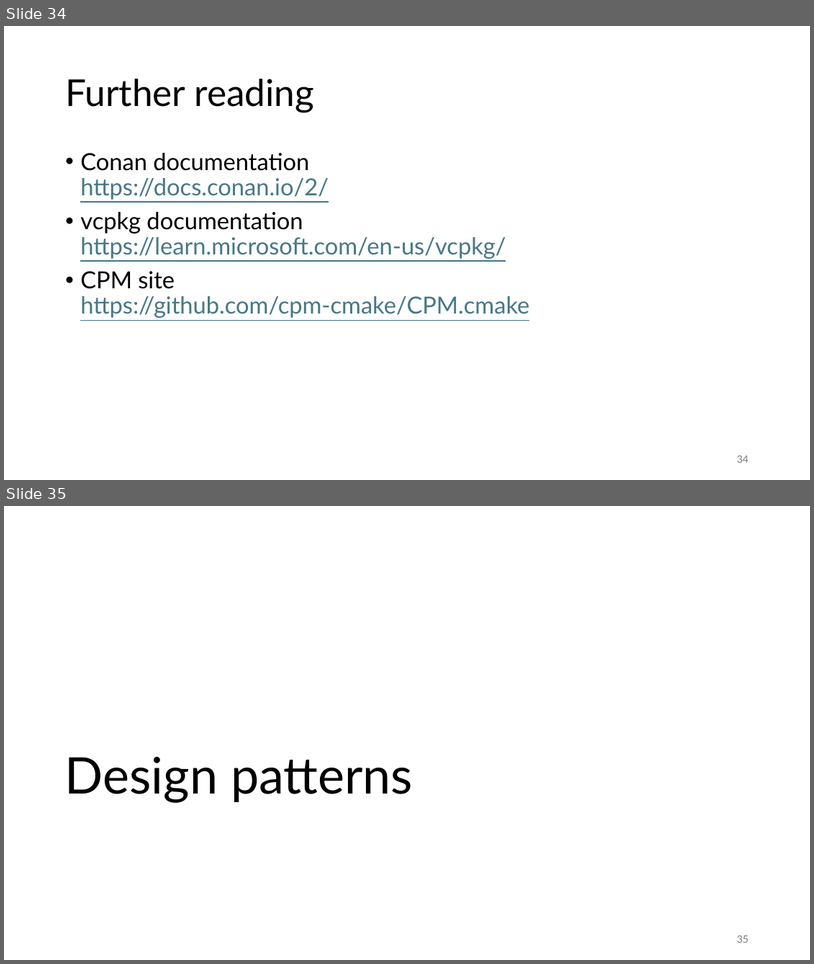
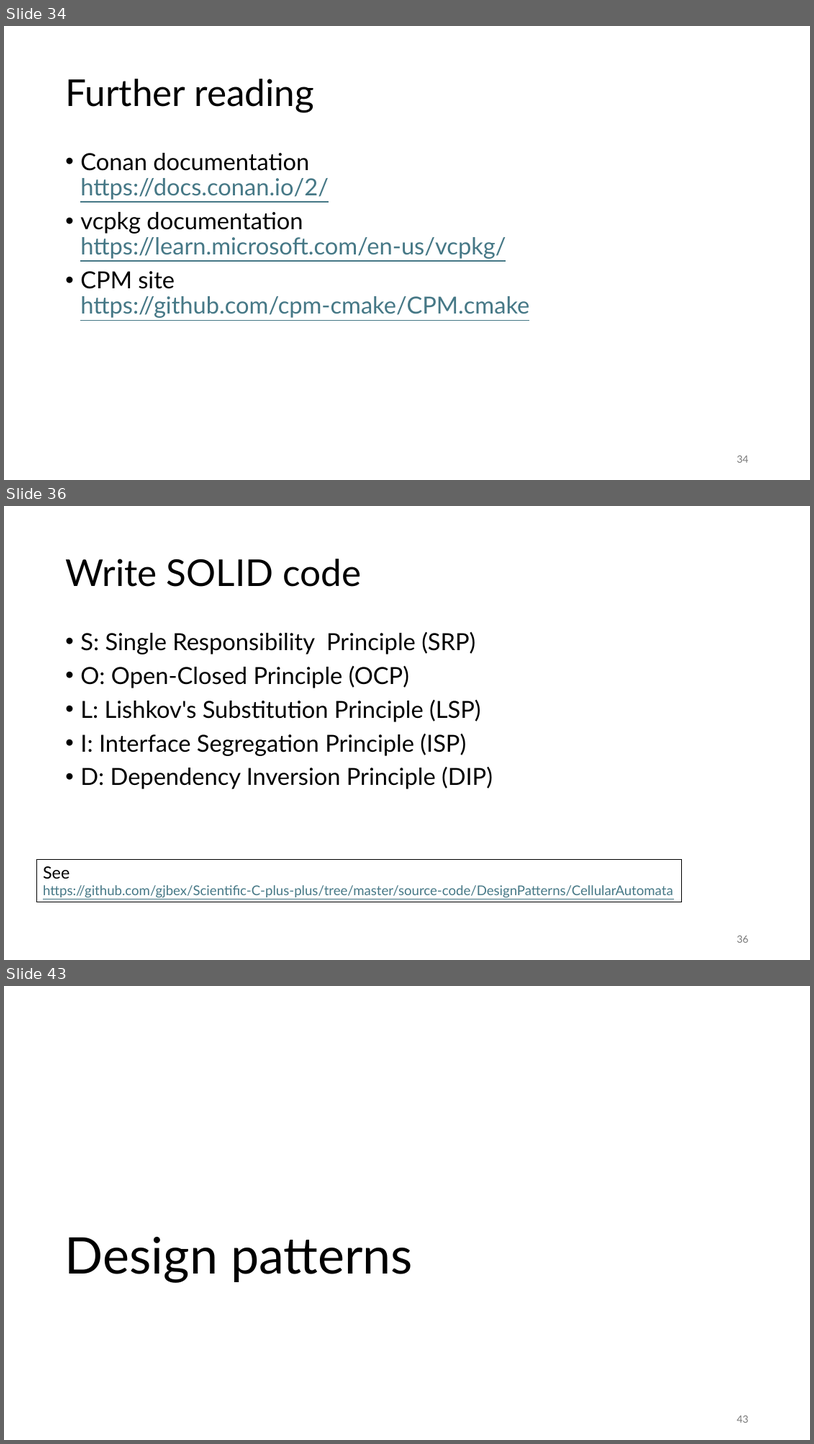
Before and after one commit to gjbex/C-plus-plus-software-engineering, a slide deck: cpp_software_engineering.pptx. Shown one above the other, each under a label of ours: slides 34 and 35 before the commit, slides 34, 36 and 43 after it; the slides between them are not shown. The pictures are 814x964 and 814x1444 pixels, drawn with LibreOffice and Linux fonts; fonts in the diff are those of the drawing. Boxes give left, top, right and bottom in pixels: in the first picture for what was removed or moved away, otherwise in the second. Text is boxed around its words. In the diff, an @@ line names an element or a change of style, - is before the commit and + after.

Commit message:
Add SOLID slides

```diff
--- a/cpp_software_engineering.pptx
+++ b/cpp_software_engineering.pptx
@@ slide 36 added at (4, 506, 810, 960), background #FFFFFF @@
@@ title added at (65, 559, 362, 587), 44 pt, text #000000 @@
+Write SOLID code
@@ text added at (80, 632, 493, 789), 28 pt, text #000000 @@
+• S: Single Responsibility Principle (SRP)
+• O: Open-Closed Principle (OCP)
+• L: Lishkov's Substitution Principle (LSP)
+• I: Interface Segregation Principle (ISP)
+• D: Dependency Inversion Principle (DIP)
@@ rectangle added at (37, 859, 683, 901), outline #000000 0.75 pt, 16 pt, text #467886, underline @@
+See
+https://github.com/gjbex/Scientific-C-plus-plus/tree/master/source-code/DesignPatterns/CellularAutomata
@@ page number added at (737, 935, 748, 942), 12 pt, text #797979 @@
+36
@@ what was slide 35 is now slide 43 @@
@@ page number at (737, 1415, 748, 1422): text changed @@
-35
+43
```
Also in this commit, not shown: 4 slides changed, 8 other slides added.
